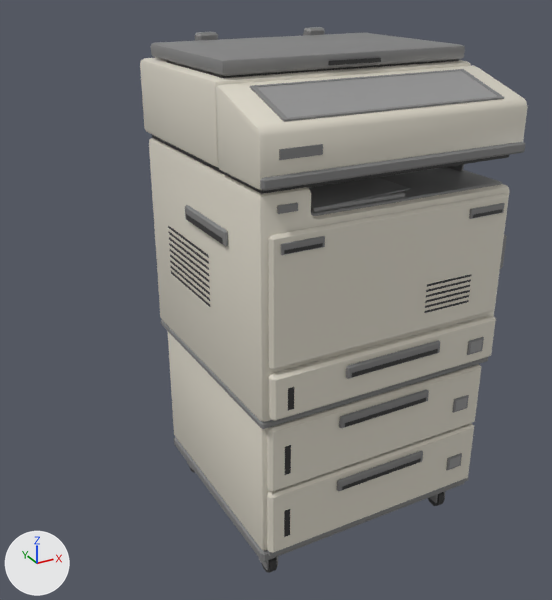
What one commit did to the FBX model Assets/Resources/Props/Models/Kit_Copier.fbx.
One viewpoint serves both versions: a camera (50 mm lens) standing at (-0.901, -1.417, 1.283) and looking at (-0.117, 0.007, 0.571). The lights are fixed; the arrows at lower left show +X, +Y and +Z. The picture after the commit comes second. Objects named as collision shapes, trigger or cutter boxes, shadow casters or lower levels of detail are left out. Where no turn or scale is listed for an object, it has been applied to the vertices. Vertices at exactly the same position are counted once.

Names of what the first picture shows: 'Kit_Copier_LOD0'.
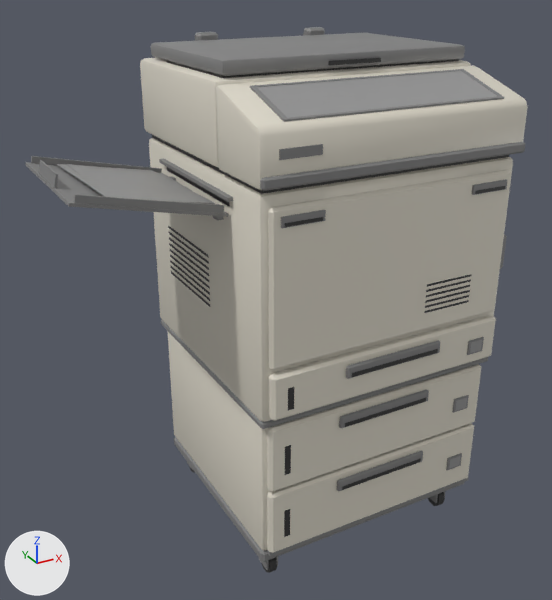
Edits to the bpy script that builds the scene:
```text
Change me_kit_copier:
    used by ob_kit_copier_lod0; location = (0.0, 0.0, 0.0)
    remove me_kit_copier.from_pydata(...)  # 1434 vertices, 1182 faces; spans x -0.317..0.315, y -0.309..0.356, z 0.0..1.141
    add me_kit_copier.from_pydata(...)  # 1358 vertices, 1099 faces; spans x -0.608..0.315, y -0.309..0.356, z 0.0..1.141
    me_kit_copier part 1: the loose piece of 8 vertices spanning x -0.273..-0.183, y -0.297..-0.289, z 0.808..0.828 is moved by (0.0, 0.0, 0.05)
    me_kit_copier part 2: the loose piece of 4 vertices spanning x -0.268..-0.188, y -0.298, z 0.81..0.817 is moved by (0.0, 0.0, 0.05)
    me_kit_copier part 3: the loose piece of 8 vertices spanning x 0.167..0.257, y -0.297..-0.289, z 0.808..0.828 is moved by (0.0, 0.0, 0.05)
    me_kit_copier part 4: the loose piece of 4 vertices spanning x 0.172..0.252, y -0.298, z 0.81..0.817 is moved by (0.0, 0.0, 0.05)
    me_kit_copier part 5: the loose piece of 4 vertices spanning x -0.197, y -0.198..0.122, z 0.882..0.894 is moved by (-0.111, 0.038, -0.016)
    me_kit_copier part 6: a new loose piece, a box spanning x -0.319..-0.307, y -0.175..0.175, z 0.881..0.889, in mat_prop_plasticgrey (grey #818181)
    me_kit_copier part 7: the loose piece of 8 vertices spanning x 0.26..0.268, y -0.155..-0.055, z 0.862..0.883 is scaled about its middle by (1.16, 1.2, 1.3), then moved by (-0.864, 0.106, 0.057)
    me_kit_copier part 8: a new loose piece, a box spanning x -0.321..-0.307, y -0.13..-0.11, z 0.833..0.859, in mat_prop_plasticgrey (grey #818181)
    me_kit_copier part 9: the loose piece of 8 vertices spanning x -0.18..0.03, y -0.254..0.043, z 0.863..0.87 is turned 12 degrees about the y axis through its middle, then moved by (-0.352, 0.106, 0.016)
    me_kit_copier part 10: the loose piece of 8 vertices spanning x -0.174..0.052, y -0.253..0.054, z 0.868..0.874 is multiplied about its middle by the matrix ((0.978, -0.001, 0.208), (-0.001, 1.0, 0.011), (-0.208, -0.011, 0.978)), then moved by (-0.377, 0.106, 0.018)
    me_kit_copier part 11: 7 loose pieces with 92 vertices, spanning x -0.317..0.294, y -0.285..0.282, z 0.783..0.917, are deleted
    me_kit_copier part 12
    38 vertices are removed from x -0.21..0.28, y -0.28..0.28, z 0.846..0.918
    52 faces are deleted
    12 vertices in x -0.293..0.277, y -0.293..-0.279, z 0.838..0.844 move by (0.0, 0.0, 0.05)
    8 vertices in x 0.287..0.292, y -0.276..0.276, z 0.846..0.854 move by (0.0, 0.0, 0.06)
    16 vertices are added at x -0.608..-0.313, y -0.165..0.165, z 0.849..0.929
    6 new vertices lie (0.576, 0.0, 0.0) away from vertices in x -0.296, y -0.28..0.28, z 0.906..0.918
    8 new vertices lie (0.274, 0.0, -0.058) away from vertices in x -0.597..-0.594, y -0.163..0.163, z 0.915..0.929
    14 new faces join them, mat_prop_plasticbeige (light grey #dfdacb)
    18 new faces join them, mat_prop_plasticgrey (grey #818181)
    other edits to the shape of me_kit_copier do not show in these pictures
```

What differs and where, as boxes [x1, y1, x2, y2] in the pictures (552 x 600 px; the box of a moved part takes in the faces that stretch with it):
'Kit_Copier_LOD0', reshaped (30% wider): before [140, 27, 528, 573]; after [25, 27, 528, 573]
part 1 of me_kit_copier, moved or reshaped: before [281, 236, 325, 255]; after [281, 210, 326, 228]
part 2 of me_kit_copier, moved or reshaped: before [284, 243, 323, 254]; after [285, 217, 323, 227]
part 3 of me_kit_copier, moved or reshaped: before [469, 203, 505, 219]; after [472, 179, 507, 195]
part 4 of me_kit_copier, moved or reshaped: before [473, 209, 502, 218]; after [475, 186, 505, 194]
part 5 of me_kit_copier, moved or reshaped (not visible before): after [167, 167, 230, 207]
part 6 of me_kit_copier, added: after [159, 158, 233, 202]
part 7 of me_kit_copier, moved or reshaped (mostly hidden before): before [448, 164, 464, 172]; after [39, 160, 58, 189]
part 8 of me_kit_copier, added: after [213, 204, 224, 220]
part 9 of me_kit_copier, moved or reshaped: before [311, 191, 405, 212]; after [67, 164, 215, 205]
part 10 of me_kit_copier, moved or reshaped: before [308, 177, 411, 206]; after [57, 164, 215, 204]
part 11 of me_kit_copier, deleted: before [185, 167, 502, 247]
part 12 of me_kit_copier, built on: before [263, 184, 510, 419]; after [25, 156, 513, 419]
